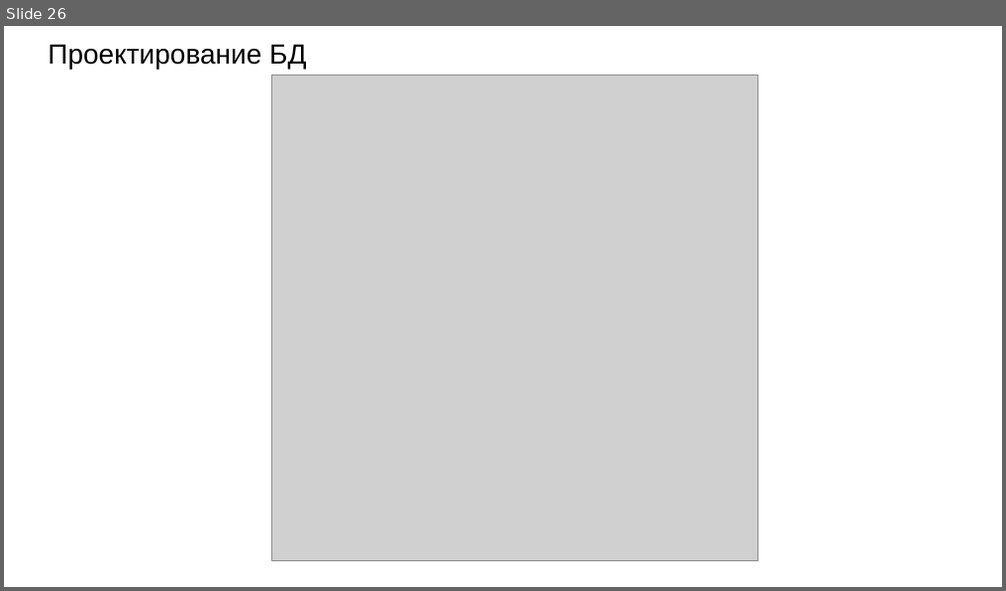
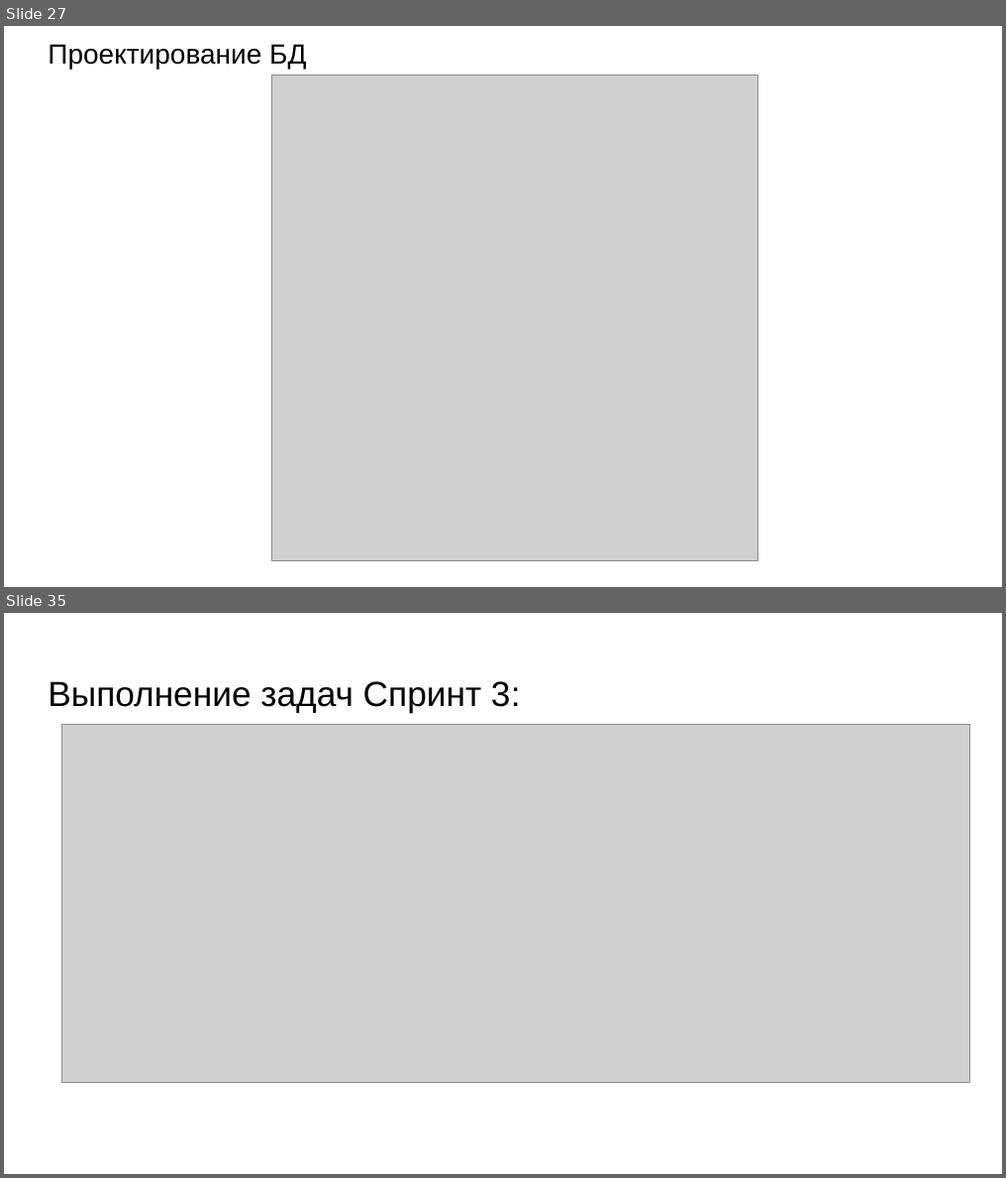
Before and after one commit to teamdevm/teamwork-positive, a slide deck: Documentation/Отчет по проекту.pptx. Shown one above the other, each under a label of ours: slide 26 before the commit, slides 27 and 35 after it; the slides between them are not shown. The pictures are 1006x591 and 1006x1178 pixels, drawn with LibreOffice and Linux fonts; fonts in the diff are those of the drawing; grey boxes stand for pictures. Boxes give left, top, right and bottom in pixels: in the first picture for what was removed or moved away, otherwise in the second. Text is boxed around its words. In the diff, an @@ line names an element or a change of style, - is before the commit and + after.

```diff
--- a/Documentation/Отчет по проекту.pptx
+++ b/Documentation/Отчет по проекту.pptx
@@ slide 35 added at (4,613,1002,1174), background #FFFFFF @@
@@ title added at (48,681,521,712), 25.2 pt, text #000000 @@
+Выполнение задач Спринт 3:
@@ picture added at (61,724,970,1083) @@
@@ what was slide 26 is now slide 27 @@
```
Also in this commit, not shown: 9 slides changed, 15 other slides added, 2 slides removed, 2 other files.
